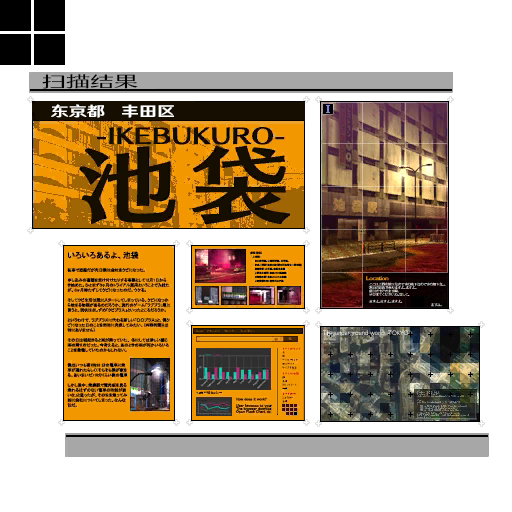
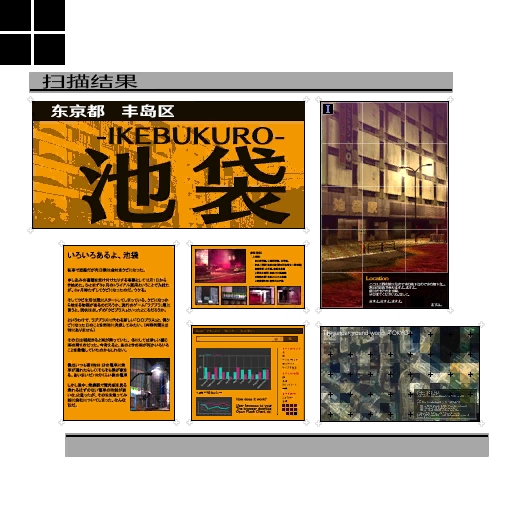
Layer changes from the first (512, 512) image to the second:
renamed "东京都 丰田区" to "东京都 丰岛区", painted on it over [140, 104, 156, 118]
